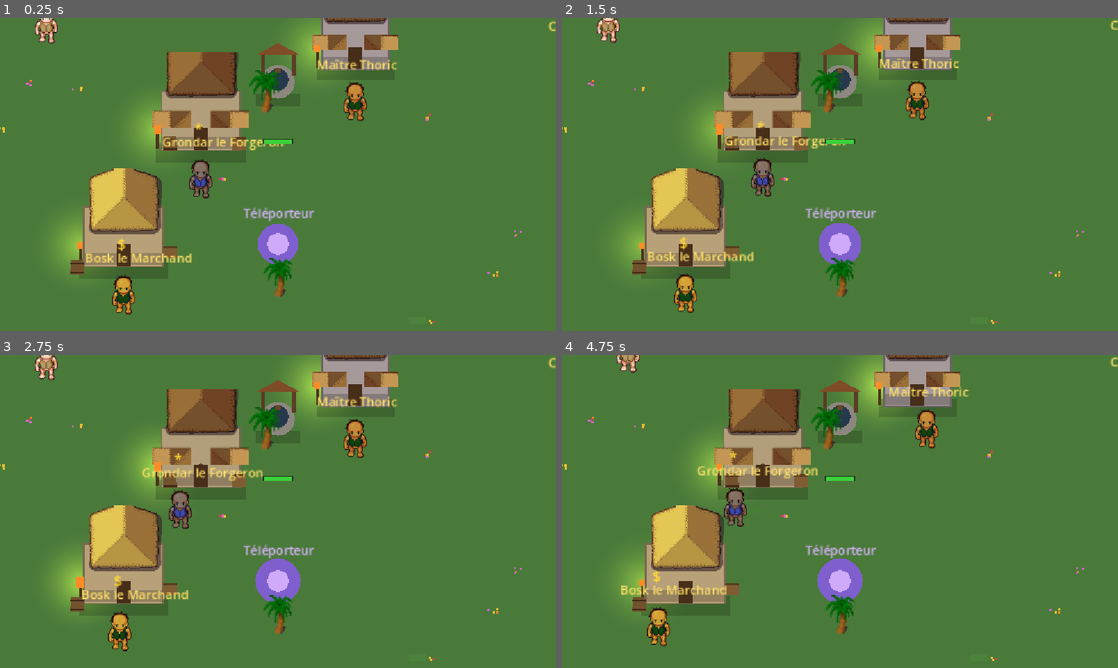
Above: before the commit, frames 1-4 (two rows, left to right).
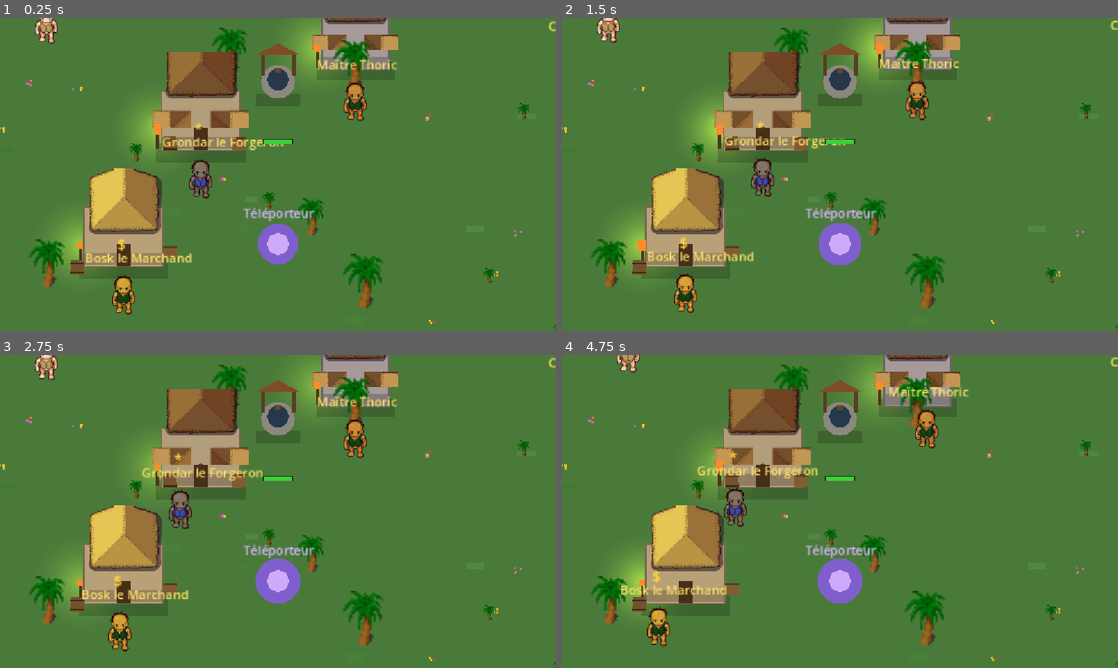
Above: after the commit, the same moments.

Repository: saintstrif13001/riendupout
Game: Godot game, scene res://scenes/World.tscn
Two runs of this game, one before a commit and one after it. Both use one fixed random seed, a clock stepped at 60 frames per second and the inputs below. This scene is started directly instead of the project's main scene.
Inputs (mouse positions are in pixels of both pictures, inside the frame that each line leads up to):
- Up to frame 1 (0.25 s): no input
- Up to frame 2 (1.5 s): tap Enter at 0.5 s; move the mouse to (962, 158) at 0.52 s; hold D 0.53-1.25 s; tap I at 0.6 s; click (962, 158) at 0.67 s; tap Space at 0.77 s; drag from (728, 190) to (812, 237) at 1.27 s
- Up to frame 3 (2.75 s): move the mouse to (333, 442) at 2.02 s; hold D from 2.03 s (still down); tap O at 2.1 s
- Up to frame 4 (4.75 s): release D at 2.75 s; drag from (812, 574) to (673, 464) at 2.77 s; move the mouse to (1006, 558) at 3.52 s; hold A 3.53-4.25 s; tap Enter at 3.6 s; tap Space at 3.77 s; drag from (673, 464) to (756, 433) at 4.27 s

The runs differ from the first frame. In frame 1, 3.1% of the frame differs, in the area x 5-100%, y 3-100%; in frame 2, 3.2%; in frame 3, 3.2%; in frame 4, 3.1%.
Error in both runs: Invalid access to property or key 'race' on a base object of type 'Dictionary'. (res://scripts/game_state.gd:64)

Commit message:
Restaure la densite de decor perdue a la refonte + rend la foret boisee
Trouve en inspectant une capture d'ecran de la Foret de Sylvombre : elle
ressemblait a un terrain nu et poussiereux, avec 3 arbres a l'ecran.

1) Regression de densite causee par ma refonte de la carte en croix. Les
passes de decor GENERIQUES de draw_world() (arbres, touffes d'herbe)
dispersaient un nombre ABSOLU d'elements (420 arbres, 260 touffes) sur
toute la boite englobante du monde. Celle-ci est passee de 9200x1200
(11.0M px2) a 5200x5200 (27.0M px2), et surtout la croix laisse ~56% de
cette boite hors de toute zone nommee (les coins "Terres Sauvages").
Resultat mesure : seulement 152 arbres tombaient dans les zones jouables au
lieu de 420, soit une densite de 7 a 19 arbres/Mpx2 contre ~38 avant. Les
zones ou l'on joue reellement s'etaient videes.

Le decor generique est desormais reparti PAR ZONE, proportionnellement a sa
surface et selon une densite propre (TREE_DENSITY) : la foret passe a 85
arbres/Mpx2 contre 30 pour la plaine et 22 pour le village. La foret avait
exactement la meme densite que la plaine et le marais auparavant, alors que
c'est une FORET. Les coins non revendiques recoivent une passe legere pour
ne pas traverser du vide entre deux bras. Les touffes d'herbe sont elles
aussi proportionnelles a la surface. Arbres dans les zones : 152 -> 432.

2) La foret utilisait la meme texture de sol en TERRE que le marais, ce qui
lui donnait un sol brun de desert et masquait completement sa couleur de
zone vert fonce. Aucune texture d'herbe n'existe dans les assets : ajoute
donc GROUND_TINT, une teinte par zone appliquee a la mosaique de sol, et
teinte la terre en vert pour la foret (et legerement pour le marais). Le
sous-bois se lit maintenant comme une foret et non comme un terrain vague.

Extrait _spawn_tree() du corps de la boucle pour reutiliser le meme rendu
entre la passe par zone et celle des terres sauvages.

Test test_decor_density : mesure la densite d'arbres par zone (en arbres
pour 1M px2) et verifie qu'aucune zone ne descend sous 20 et que la foret
est bien la plus dense. Filtre sur la texture, car les toits de maison sont
aussi des Sprite2D et gonflaient le compte du village. Verifie comme
echouant sur le code d'avant via git stash cible (min=7/Mpx2, aucune zone
au-dessus de 19) puis passant apres. Regression complete verifiee (37 modes).

Co-Authored-By: Claude Opus 5 <noreply@anthropic.com>

Diff:
--- a/scripts/tools/capture.gd
+++ b/scripts/tools/capture.gd
@@ -216,6 +216,8 @@
 			_run_hud_centering_test()
 		elif test_mode == "test_zone_spawn_safety":
 			_run_zone_spawn_safety_test()
+		elif test_mode == "test_decor_density":
+			_run_decor_density_test()
 		elif test_mode == "test_npc_wander":
 			_run_npc_wander_test()
 		elif test_mode == "test_zone_event":
@@ -2246,6 +2248,59 @@
 	print("TEST_RESULT all_ok=%s short_alignment_ok=%s both_centered_on_target_x=%s short_center_x=%.1f long_center_x=%.1f target_x=%.1f"
 		% [all_ok, short_alignment_ok, both_centered_on_target_x, short_center_x, long_center_x, target.x])
 
+func _run_decor_density_test() -> void:
+	print("TEST_START:decor_density")
+	# La refonte de la carte en croix a fait passer le monde de 9200x1200
+	# (11.0M px2) a 5200x5200 (27.0M px2, +145%), mais les passes de decor
+	# GENERIQUES de draw_world() (arbres, touffes d'herbe) gardaient un nombre
+	# ABSOLU d'elements disperses sur toute la boite englobante. Pire : la croix
+	# laisse ~56% de cette boite hors de toute zone nommee (les coins "Terres
+	# Sauvages"), donc la majorite du decor tombait la ou le joueur passe le
+	# moins. Resultat : les zones ou l'on joue reellement se sont videes.
+	# Mesure la densite d'arbres (Sprite2D) par zone, en arbres pour 1M px2.
+	var data = root.get_node("/root/Data")
+	var decor = inst.get_node("Decor")
+	var per_zone = {}
+	for zid in data.ZONES.keys(): per_zone[zid] = 0
+	var outside = 0
+	# Filtre sur la texture : les toits de maison sont aussi des Sprite2D et
+	# gonflaient artificiellement le compte du village de +5.
+	var tree_tex = load("res://assets/tiles/small_tree.png")
+	for c in decor.get_children():
+		if not (c is Sprite2D) or c.texture != tree_tex: continue
+		var z = data.zone_at(c.position.x, c.position.y)
+		if per_zone.has(z.id): per_zone[z.id] += 1
+		else: outside += 1
+
+	var lines = []
+	var min_density = 999999.0
+	var worst = ""
+	for zid in per_zone.keys():
+		if zid == "caverne": continue # pas d'arbres sous terre, c'est voulu
+		var z = data.ZONES[zid]
+		var area_m = ((z.x1 - z.x0) * (z.y1 - z.y0)) / 1000000.0
+		var density = per_zone[zid] / area_m
+		lines.append("%s=%d (%.0f/Mpx2)" % [zid, per_zone[zid], density])
+		if density < min_density:
+			min_density = density
+			worst = zid
+	# Seuil a 20 : le village est volontairement clairsemé (22/Mpx2, c'est un
+	# village aménagé, pas un bois), alors qu'avec le bug AUCUNE zone
+	# n'atteignait 20 (village 10, plaine 16, foret 19, marais 17). Le seuil
+	# separe donc proprement l'etat casse de l'etat corrige.
+	var density_ok = min_density >= 20.0
+	var foret_is_densest = true
+	var foret_z = data.ZONES.foret
+	var foret_density = per_zone["foret"] / (((foret_z.x1 - foret_z.x0) * (foret_z.y1 - foret_z.y0)) / 1000000.0)
+	for zid in ["plaine", "marais"]:
+		var z2 = data.ZONES[zid]
+		var d2 = per_zone[zid] / (((z2.x1 - z2.x0) * (z2.y1 - z2.y0)) / 1000000.0)
+		if foret_density <= d2: foret_is_densest = false
+
+	var all_ok = density_ok and foret_is_densest
+	print("TEST_RESULT all_ok=%s density_ok=%s (min=%.0f/Mpx2 dans '%s', attendu >= 20) foret_is_densest=%s (foret=%.0f/Mpx2) hors_zones=%d detail=%s"
+		% [all_ok, density_ok, min_density, worst, foret_is_densest, foret_density, outside, lines])
+
 func _run_zone_spawn_safety_test() -> void:
 	print("TEST_START:zone_spawn_safety")
 	# BUG TROUVE EN CAPTURANT LA CAVERNE : la capture montrait l'ecran de mort
--- a/scripts/world.gd
+++ b/scripts/world.gd
@@ -142,6 +142,31 @@
 	var tier = GameState.pending_talent(char_data)
 	if not tier.is_empty(): emit_signal("talent_available", tier)
 
+## Densité d'arbres par zone, en arbres pour 1M px² — proportionnelle à la
+## surface plutôt qu'un total fixe, pour que l'ambiance d'une zone ne dépende
+## pas de la taille du monde (cf. draw_world() et test_decor_density).
+## La forêt est de très loin la plus dense : c'est une FORÊT, elle avait
+## exactement la même densité que la plaine et le marais auparavant.
+const TREE_DENSITY := {
+	"village": 22.0, # clairsemé : c'est un village aménagé, pas un bois
+	"plaine": 30.0,  # prairie, bosquets épars
+	"foret": 85.0,   # sous-bois dense
+	"caverne": 0.0,  # sous terre : rochers à la place
+	"marais": 34.0,  # arbres humides et bosquets
+}
+const WILDS_TREE_DENSITY := 12.0 # coins non revendiqués entre les bras de la croix
+const TUFT_DENSITY := 24.0       # touffes d'herbe pour 1M px², tout le monde confondu
+
+## Teinte du sol par zone : la forêt réutilise la texture de terre du marais,
+## mais teintée en vert pour évoquer un sous-bois — sans cette teinte, elle
+## rendait un sol brun identique au marais, donnant à la « Forêt de Sylvombre »
+## l'aspect d'un terrain nu (aucune texture d'herbe n'existe dans les assets).
+const GROUND_TINT := {
+	"foret": Color(0.62, 0.85, 0.55, 0.75),
+	"marais": Color(0.78, 0.82, 0.62, 0.85),
+}
+const GROUND_TINT_DEFAULT := Color(0.8, 0.8, 0.8, 0.85)
+
 const GROUND_TEXTURES := {
 	"caverne": ["res://assets/tiles/ground/gravel_0.png", "res://assets/tiles/ground/gravel_1.png", "res://assets/tiles/ground/gravel_2.png", "res://assets/tiles/ground/gravel_3.png"],
 	"marais": ["res://assets/tiles/ground/dirt_0.png", "res://assets/tiles/ground/dirt_1.png", "res://assets/tiles/ground/dirt_2.png", "res://assets/tiles/ground/dirt_3.png"],
@@ -184,27 +209,31 @@
 			lvl.position = Vector2(z.x0 + 40, z.y0 + 50)
 			lvl.z_index = -9
 			zones_node.add_child(lvl)
-	# décor : arbres + bosquets, densité plus élevée et variée, y compris au village
-	# et dans les terres sauvages entre les bras de la croix.
+	# Décor générique : arbres + bosquets, désormais réparti PAR ZONE selon sa
+	# surface et sa densité propre (voir TREE_DENSITY). L'ancienne dispersion
+	# globale à nombre fixe (420 arbres sur toute la boîte englobante) est
+	# devenue inadaptée avec la carte en croix : la boîte est passée de 11.0M à
+	# 27.0M px², dont ~56% hors de toute zone nommée, si bien que la majorité
+	# des arbres tombait dans les coins vides et que les zones jouables se sont
+	# vidées (mesuré : 152 arbres au lieu de 420, la forêt ressemblant à un
+	# terrain nu). Voir test_decor_density.
 	var tree_tex = load("res://assets/tiles/small_tree.png")
 	seed(1234)
-	for i in range(420):
-		var x = randi_range(60, int(Data.WORLD_WIDTH) - 60)
-		var y = randi_range(60, int(Data.WORLD_HEIGHT) - 60)
-		var z = Data.zone_at(x, y)
-		if z.safe and randf() > 0.45:
-			continue
-		if z.id == "caverne":
-			continue # pas d'arbres sous terre — remplacés par des rochers plus bas
-		var spr = Sprite2D.new()
-		spr.texture = tree_tex
-		spr.position = Vector2(x, y)
-		var is_bush = randf() < 0.35
-		spr.scale = Vector2.ONE * (randf_range(0.7, 1.1) if is_bush else randf_range(1.6, 2.6))
-		if is_bush:
-			spr.modulate = Color(0.75, 0.95, 0.65)
-		spr.z_index = int(y / 2.0)
-		$Decor.add_child(spr)
+	for key in Data.ZONES.keys():
+		var z = Data.ZONES[key]
+		var density = TREE_DENSITY.get(key, 20.0)
+		if density <= 0.0: continue # caverne : sous terre, rochers à la place
+		var area_m = ((z.x1 - z.x0) * (z.y1 - z.y0)) / 1000000.0
+		for i in range(int(area_m * density)):
+			_spawn_tree(tree_tex, randi_range(int(z.x0) + 40, int(z.x1) - 40), randi_range(int(z.y0) + 40, int(z.y1) - 40))
+	# Terres sauvages (coins entre les bras de la croix) : boisées légèrement
+	# pour ne pas traverser du vide en passant d'un bras à l'autre.
+	var wilds_area_m = (Data.WORLD_WIDTH * Data.WORLD_HEIGHT) / 1000000.0
+	for i in range(int(wilds_area_m * WILDS_TREE_DENSITY)):
+		var wx = randi_range(60, int(Data.WORLD_WIDTH) - 60)
+		var wy = randi_range(60, int(Data.WORLD_HEIGHT) - 60)
+		if Data.zone_at(wx, wy).id != Data.VOID_ZONE.id: continue # déjà traité par la passe par zone
+		_spawn_tree(tree_tex, wx, wy)
 	# rochers dans la caverne (formes procédurales, pas des arbres déguisés)
 	var cav = Data.ZONES.caverne
 	for i in range(70):
@@ -212,7 +241,8 @@
 		var y = randi_range(int(cav.y0) + 60, int(cav.y1) - 60)
 		_spawn_rock(x, y)
 	# petites touffes d'herbe (points de couleur) pour casser l'uniformité du fond
-	for i in range(260):
+	# — proportionnelles à la surface du monde pour la même raison que les arbres.
+	for i in range(int(((Data.WORLD_WIDTH * Data.WORLD_HEIGHT) / 1000000.0) * TUFT_DENSITY)):
 		var x = randi_range(20, int(Data.WORLD_WIDTH) - 20)
 		var y = randi_range(20, int(Data.WORLD_HEIGHT) - 20)
 		var tuft = ColorRect.new()
@@ -753,6 +783,17 @@
 	_radial_light_tex = ImageTexture.create_from_image(img)
 	return _radial_light_tex
 
+func _spawn_tree(tree_tex: Texture2D, x: int, y: int) -> void:
+	var spr = Sprite2D.new()
+	spr.texture = tree_tex
+	spr.position = Vector2(x, y)
+	var is_bush = randf() < 0.35
+	spr.scale = Vector2.ONE * (randf_range(0.7, 1.1) if is_bush else randf_range(1.6, 2.6))
+	if is_bush:
+		spr.modulate = Color(0.75, 0.95, 0.65)
+	spr.z_index = int(y / 2.0)
+	$Decor.add_child(spr)
+
 func _spawn_rock(x: int, y: int) -> void:
 	var rock = Polygon2D.new()
 	var w = randf_range(16, 34)
@@ -812,7 +853,7 @@
 			tr.stretch_mode = TextureRect.STRETCH_TILE
 			tr.position = Vector2(x, y)
 			tr.size = Vector2(min(chunk_w, z.x1 - x), min(chunk_h, z.y1 - y))
-			tr.modulate = Color(0.8, 0.8, 0.8, 0.85)
+			tr.modulate = GROUND_TINT.get(z.id, GROUND_TINT_DEFAULT)
 			tr.z_index = -10
 			$Zones.add_child(tr)
 			y += chunk_h
